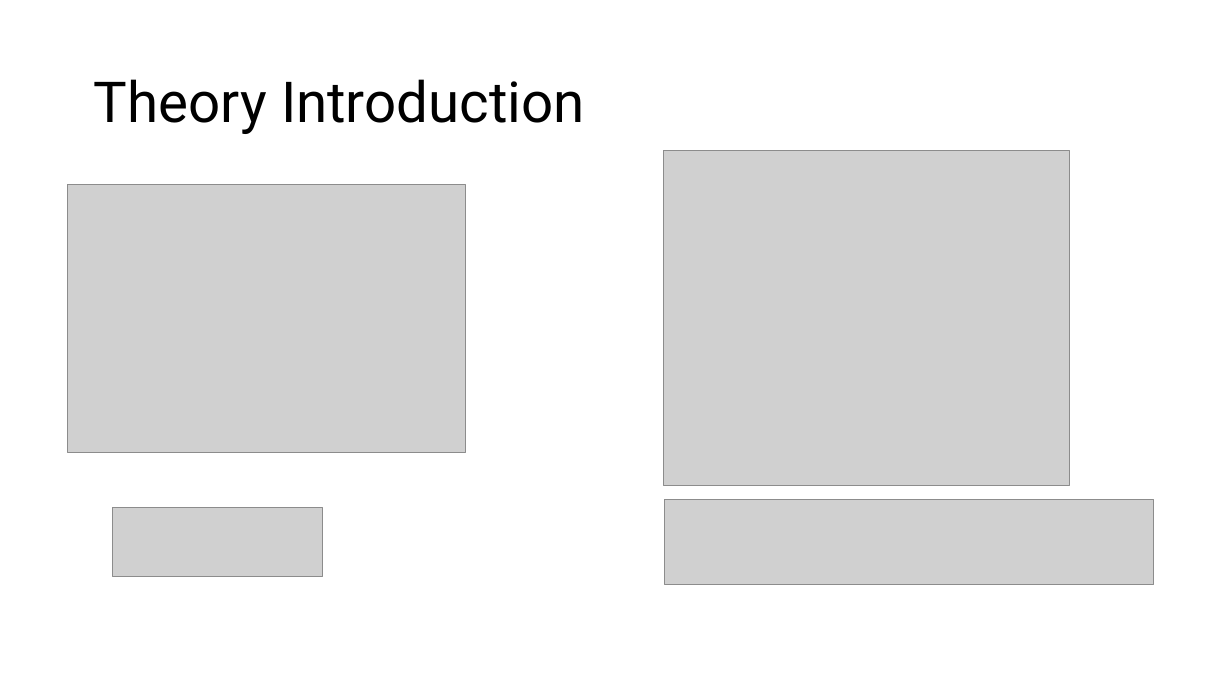
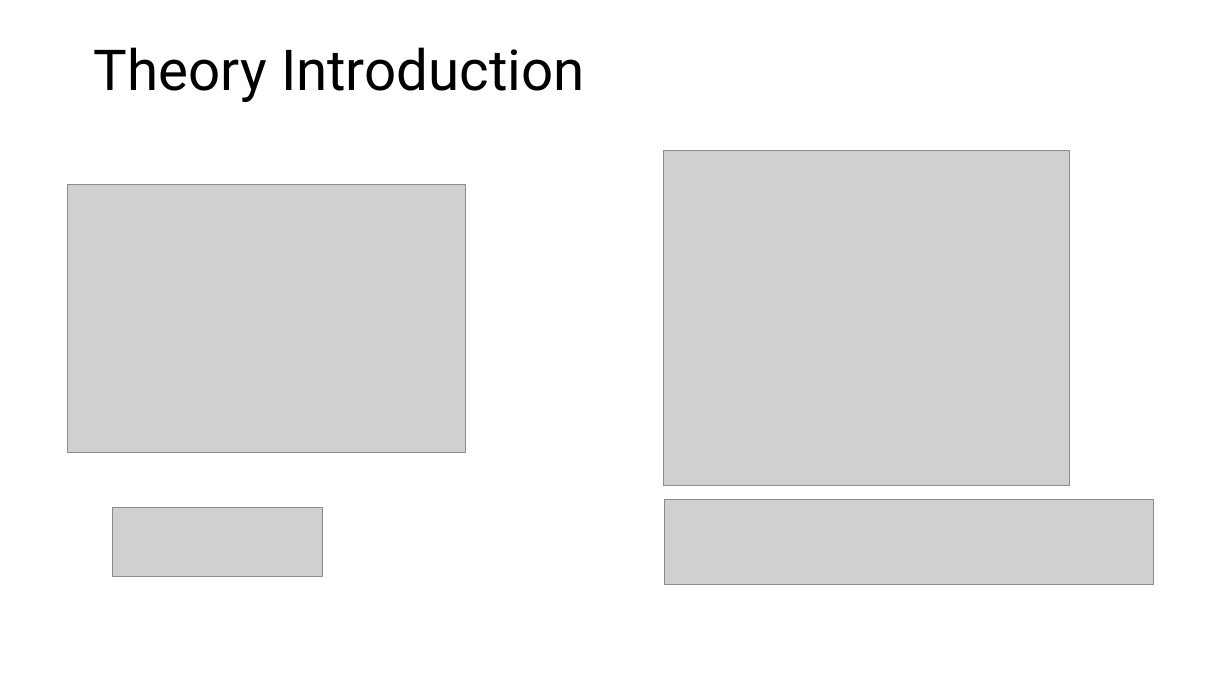
Before and after one commit to GiuseppeSpathis/TomographicReconstruction, a slide deck: slide 3 of documents/Presentation.pptx (slide 5 before the commit). Drawn at 1232x693 pixels with LibreOffice and Linux fonts; fonts in the diff are those of the drawing; grey boxes stand for pictures. Boxes give left, top, right and bottom in pixels: in the first picture for what was removed or moved away, otherwise in the second. Text is boxed around its words. In the diff, an @@ line names an element or a change of style, - is before the commit and + after.

```diff
--- a/documents/Presentation.pptx
+++ b/documents/Presentation.pptx
@@ title "Theory Introduction": place and size @@
-title "Theory Introduction" at <box>94,79,585,134</box>
+title "Theory Introduction" at <box>94,47,585,102</box>
```
Also in this commit, not shown: 7 other slides changed, 2 slides added, 2 slides removed, 2 other files.
